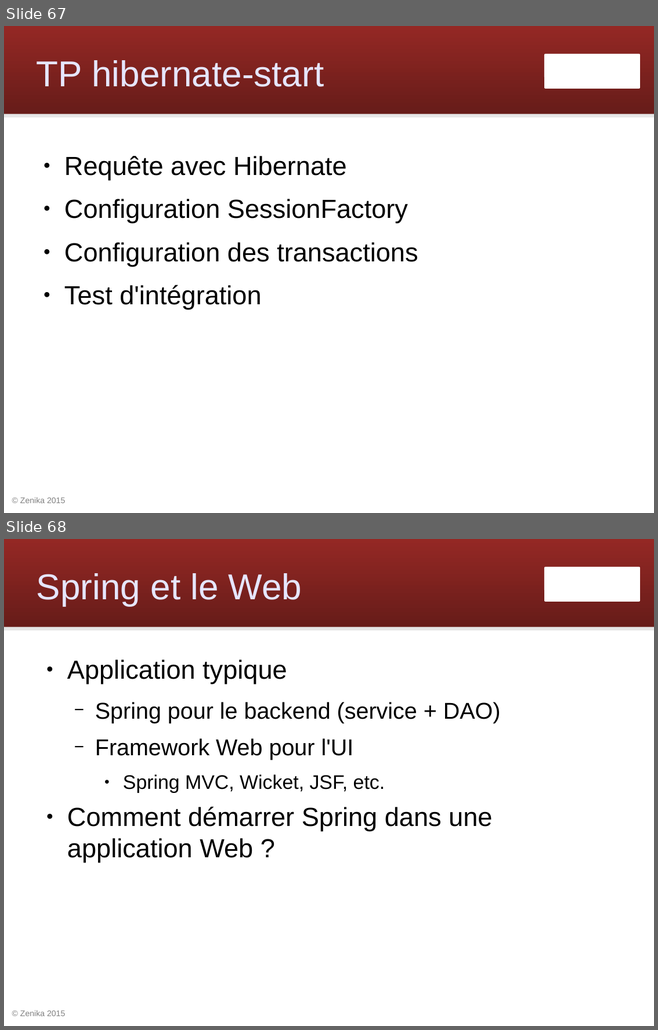
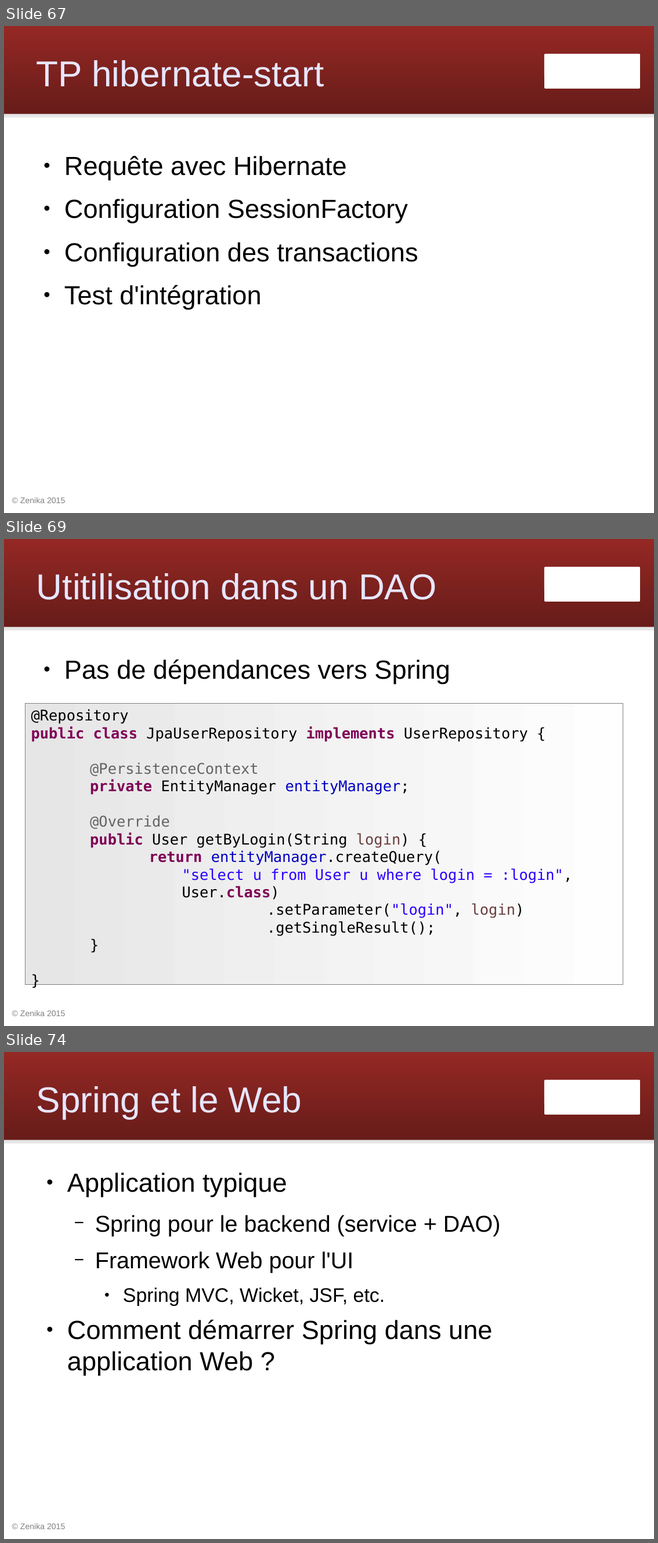
Before and after one commit to Zenika/workshop-spring-core, a slide deck: spring-workshop.odp. Shown one above the other, each under a label of ours: slides 67 and 68 before the commit, slides 67, 69 and 74 after it; the slides between them are not shown. The pictures are 658x1030 and 658x1543 pixels, drawn with LibreOffice and Linux fonts; fonts in the diff are those of the drawing; background and template pictures are left out. Boxes give left, top, right and bottom in pixels: in the first picture for what was removed or moved away, otherwise in the second. Text is boxed around its words. In the diff, an @@ line names an element or a change of style, - is before the commit and + after.

```diff
--- a/spring-workshop.odp
+++ b/spring-workshop.odp
@@ slide 69 added at bbox=[4, 539, 654, 1026], background #FFFFFF; not listed: 4 template elements that a slide beside it also shows @@
@@ title added at bbox=[36, 573, 436, 600], 44 pt, text #E6E6FF @@
+Utitilisation dans un DAO
@@ text added at bbox=[64, 659, 450, 684], 32 pt, text #000000 @@
+● Pas de dépendances vers Spring
@@ rectangle added at bbox=[25, 704, 623, 984], fill gradient #E6E6E6 to #FEFEFE, outline #808080 0 pt, 18 pt, text #000000 @@
+@Repository
+public class JpaUserRepository implements UserRepository {
+@PersistenceContext
+private EntityManager entityManager;
+@Override
+public User getByLogin(String login) {
+return entityManager.createQuery(
+"select u from User u where login = :login",
+User.class)
+.setParameter("login", login)
+.getSingleResult();
+}
+}
@@ what was slide 68 is now slide 74 @@
```
Also in this commit, not shown: 1 slide changed, 5 other slides added, 19 other files.
